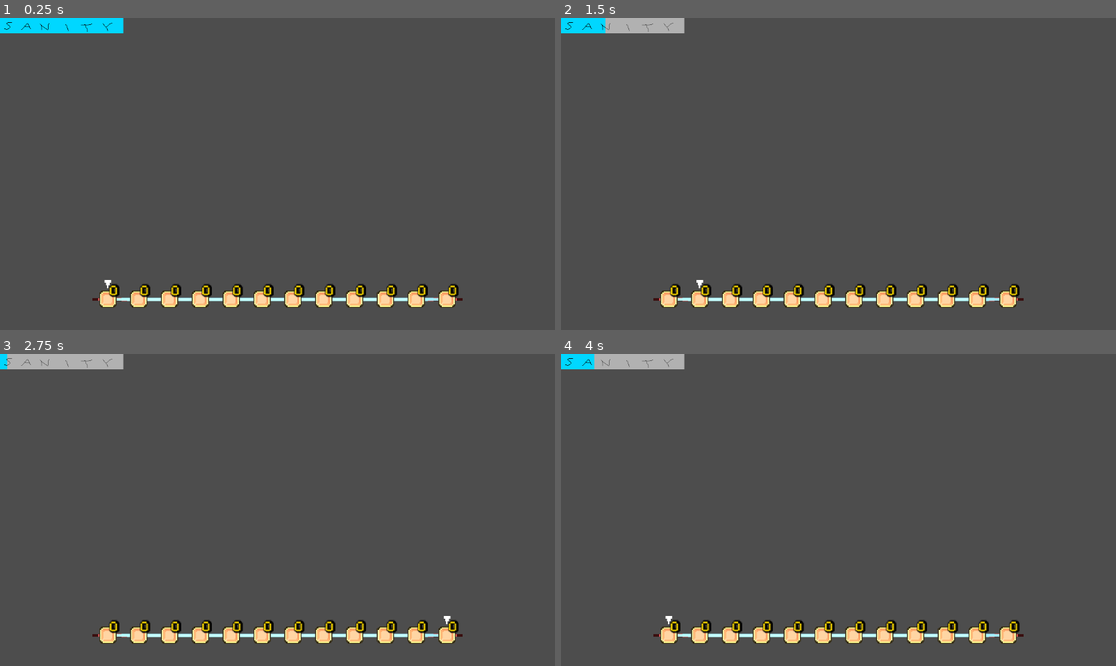
Above: before the commit, frames 1-4 (two rows, left to right).
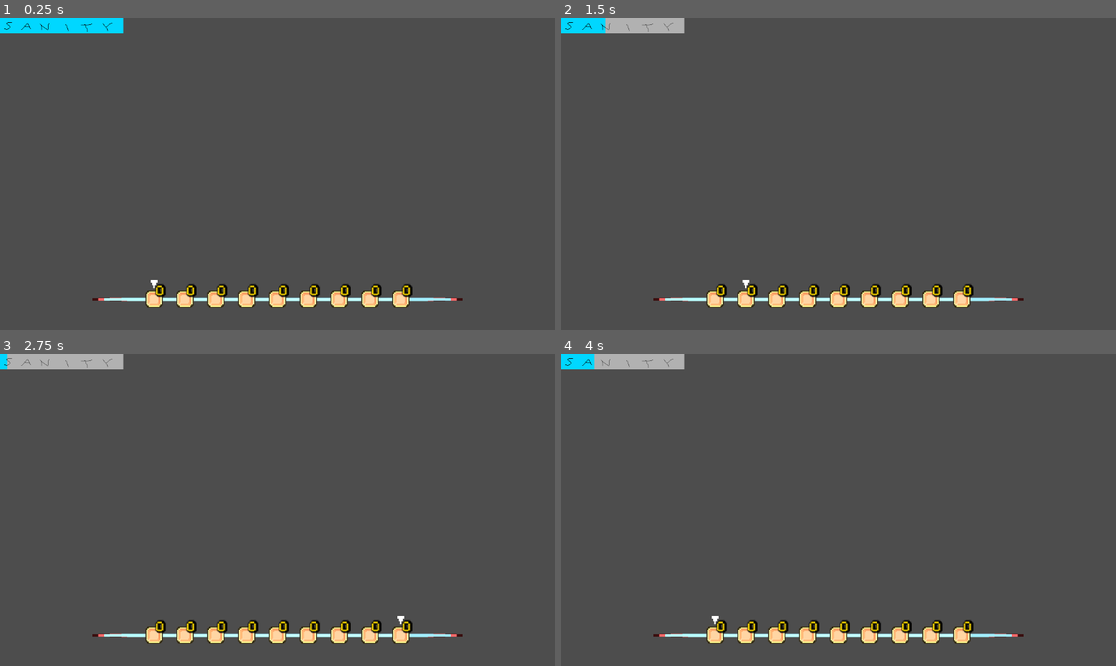
Above: after the commit, the same moments.

Repository: USV-GAM236-SPR24/Smog
Game: Godot game, scene res://scenes/game.tscn
The game is run twice, just before and just after one commit, with the same random seed, the same clock (stepped at 60 frames per second) and the same inputs.
Inputs (mouse positions are in pixels of both pictures, inside the frame that each line leads up to):
- Up to frame 1 (0.25 s): no input
- Up to frame 2 (1.5 s): click (666, 298) at 0.52 s; tap Enter (ui_accept) at 1.25 s; move the mouse to (960, 158) at 1.27 s; hold Right (ui_right) from 1.28 s (still down); tap L at 1.35 s
- Up to frame 3 (2.75 s): tap Enter (ui_accept) at 1.52, 2, 2.27 s; tap J at 1.55, 2.1 s; move the mouse to (166, 525) at 2.02 s; release Right (ui_right) at 2.03 s; hold Left (ui_left) from 2.03 s (still down); tap K at 2.3 s
- Up to frame 4 (4 s): tap Enter (ui_accept) at 2.75, 3.5, 3.77 s; move the mouse to (894, 441) at 2.77 s; release Left (ui_left) at 2.78 s; hold Right (ui_right) from 2.78 s (still down); tap K at 2.85 s; tap L at 3.05, 3.6 s; move the mouse to (810, 572) at 3.52 s; tap J at 3.8 s

The runs differ from the first frame. In frame 1, 4.0% of the frame differs, in the area x 17-83%, y 83-93%; in frame 2, 4.0%; in frame 3, 4.0%; in frame 4, 4.0%.

Commit message:
Small update
Temporary

Diff:
--- a/Smog/scenes/inventory/inventory.tscn
+++ b/Smog/scenes/inventory/inventory.tscn
@@ -29,11 +29,7 @@
 anchor_top = 0.5
 anchor_right = 0.5
 anchor_bottom = 0.5
-offset_left = -185.0
-offset_top = -9.0
-offset_right = 185.0
-offset_bottom = 9.0
 grow_horizontal = 2
 grow_vertical = 2
 theme_override_constants/h_separation = 14
-columns = 12
+columns = 9
--- a/Smog/scenes/inventory/inventory_slot.tscn
+++ b/Smog/scenes/inventory/inventory_slot.tscn
@@ -70,4 +70,5 @@
 theme_override_styles/focus = SubResource("StyleBoxTexture_wrjqt")
 icon_alignment = 1
 
-[connection signal="pressed" from="Button" to="." method="_on_button_pressed"]
+[connection signal="button_down" from="Button" to="." method="_on_button_button_down"]
+[connection signal="button_up" from="Button" to="." method="_on_button_button_up"]
--- a/Smog/scripts/inventory.gd
+++ b/Smog/scripts/inventory.gd
@@ -22,12 +22,12 @@
 extends Node2D
 
 
-const SLOT_COUNT: int = 12
+const SLOT_COUNT: int = 9
 
 var inventory_slot_scene: PackedScene = preload("res://scenes/inventory/inventory_slot.tscn")
 
 #index of currently selected slot in slots
-var selectedPanelIndex: int = 0
+var selected_panels_index: int = 0
 
 #list of inventory slots
 @onready var slots: Array = %GridContainer.get_children()
@@ -76,23 +76,23 @@
 
 
 func move_selector_right() -> void:
-	slots[selectedPanelIndex].toggle_selected()
-	if(selectedPanelIndex + 1 < %GridContainer.get_child_count()):
-		slots[selectedPanelIndex + 1].toggle_selected()
-		selectedPanelIndex += 1
+	slots[selected_panels_index].toggle_selected()
+	if(selected_panels_index + 1 < %GridContainer.get_child_count()):
+		slots[selected_panels_index + 1].toggle_selected()
+		selected_panels_index += 1
 	else:
-		selectedPanelIndex = 0
-		slots[selectedPanelIndex].toggle_selected()
+		selected_panels_index = 0
+		slots[selected_panels_index].toggle_selected()
 
 
 func move_selector_left() -> void:
-	slots[selectedPanelIndex].toggle_selected()
-	if( selectedPanelIndex > 0 ):
-		slots[selectedPanelIndex - 1].toggle_selected()
-		selectedPanelIndex -= 1
-	elif selectedPanelIndex == 0:
-		selectedPanelIndex = %GridContainer.get_child_count() - 1
-		slots[selectedPanelIndex].toggle_selected()
+	slots[selected_panels_index].toggle_selected()
+	if( selected_panels_index > 0 ):
+		slots[selected_panels_index - 1].toggle_selected()
+		selected_panels_index -= 1
+	elif selected_panels_index == 0:
+		selected_panels_index = %GridContainer.get_child_count() - 1
+		slots[selected_panels_index].toggle_selected()
 
 
 func is_full() -> bool:
@@ -129,14 +129,14 @@
 
 
 func use_item() -> void:
-	slots[selectedPanelIndex].use()
+	slots[selected_panels_index].use()
 
 
 #setup window size change signal and
 #set first slot as selected
 func _ready() -> void:
 	get_viewport().connect("size_changed", _on_window_resize)
-	slots[selectedPanelIndex].toggle_selected()
+	slots[selected_panels_index].toggle_selected()
 	_on_window_resize()
 
 
--- a/Smog/scripts/inventory_slot.gd
+++ b/Smog/scripts/inventory_slot.gd
@@ -15,6 +15,13 @@
 #is item stack selected?
 var selected = false
 
+var pressed = false
+
+@onready var collision_rect := Rect2(position, size*scale)
+
+func _process(delta):
+	if pressed:
+		global_position = get_global_mouse_position()
 
 #call use() on item in %items and free it afterwards, then update counter
 func use() -> void:
@@ -62,9 +69,23 @@
 #update UI on ready
 func _ready() -> void:
 	_update_counter()
+	print(collision_rect)
 
 
-#use item on panel when button pressed - REMOVED FEATURE FOR NOW
-func _on_button_pressed() -> void:
-	#use()
-	pass
+func _on_button_button_down():
+	pressed = true
+
+func _on_button_button_up():
+
+	var smallest: float = INF
+	var smallesSlot: InventorySlot = self
+
+	if pressed:
+		for slot in get_parent().get_children():
+			var dist = self.global_position.distance_to(slot.global_position)
+			if self == slot:
+				continue
+			if dist < 20:
+				print(slot.name)
+				break
+	pressed = false
